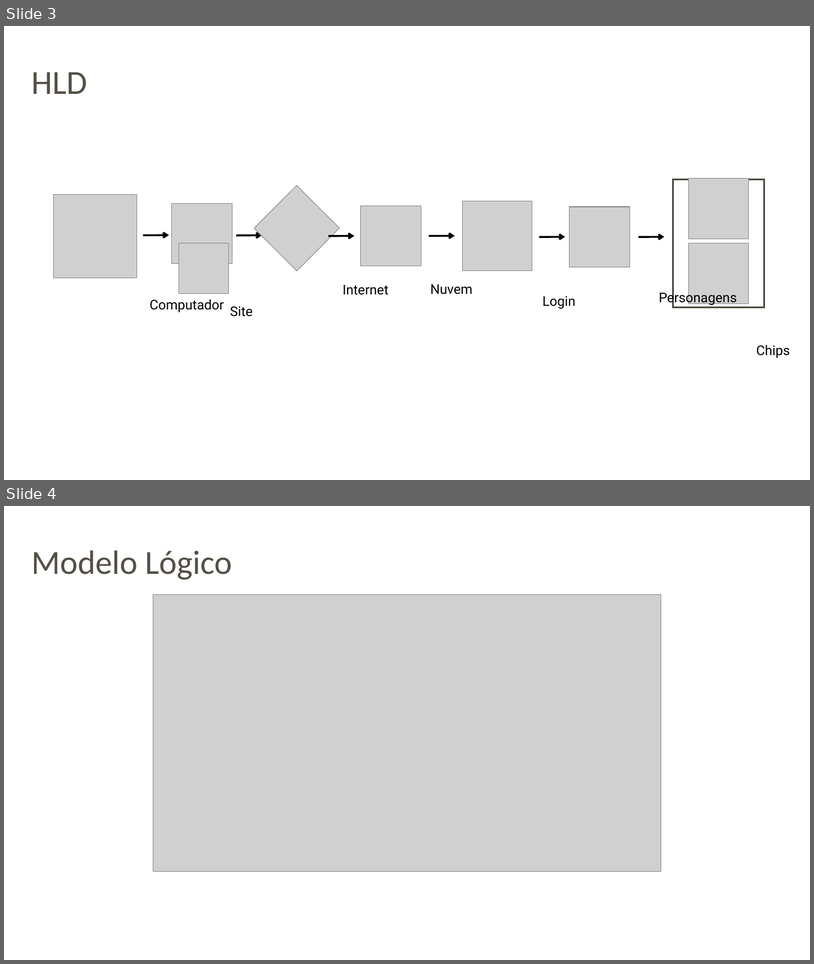
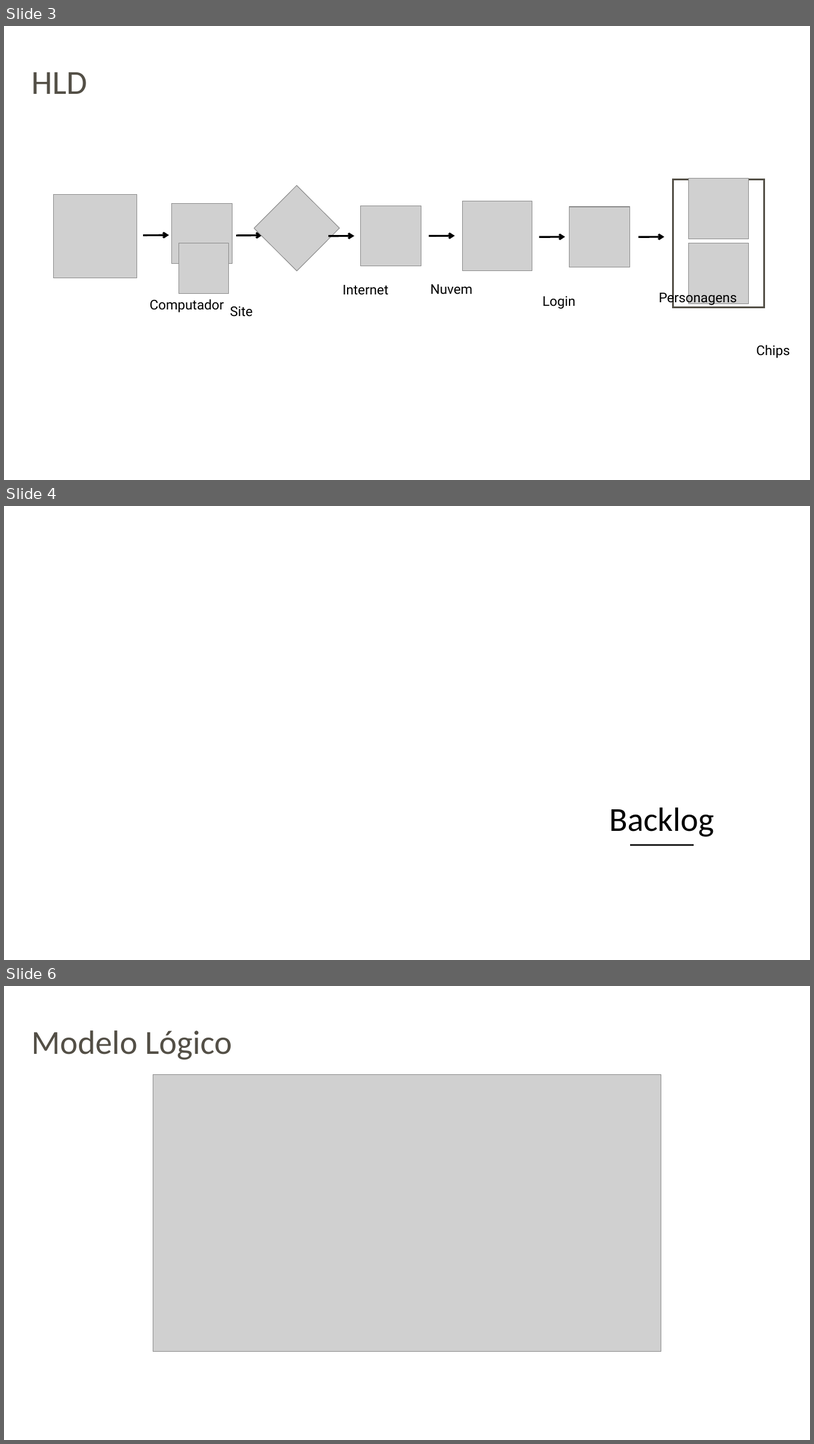
Before and after one commit to bmatheusm/Projeto-individual, a slide deck: Apresentação projeto individual.pptx. Shown one above the other, each under a label of ours: slides 3 and 4 before the commit, slides 3, 4 and 6 after it; the slides between them are not shown. The pictures are 814x964 and 814x1444 pixels, drawn with LibreOffice and Linux fonts; fonts in the diff are those of the drawing; grey boxes stand for pictures; background and template pictures are left out. Boxes give left, top, right and bottom in pixels: in the first picture for what was removed or moved away, otherwise in the second. Text is boxed around its words. In the diff, an @@ line names an element or a change of style, - is before the commit and + after.

```diff
--- a/Apresentação projeto individual.pptx
+++ b/Apresentação projeto individual.pptx
@@ slide 4 added at [4, 506, 810, 960], background picture (left out) @@
@@ freeform shape added at [500, 657, 810, 960], fill #FFFFFF at 70% opacity @@
@@ text added at [609, 807, 714, 837], 40 pt, text #000000 @@
+Backlog
@@ line added from (632, 845) to (693, 845), #262626 2 pt @@
@@ what was slide 4 is now slide 6 @@
```
Also in this commit, not shown: 1 other slide added, 2 other files.
